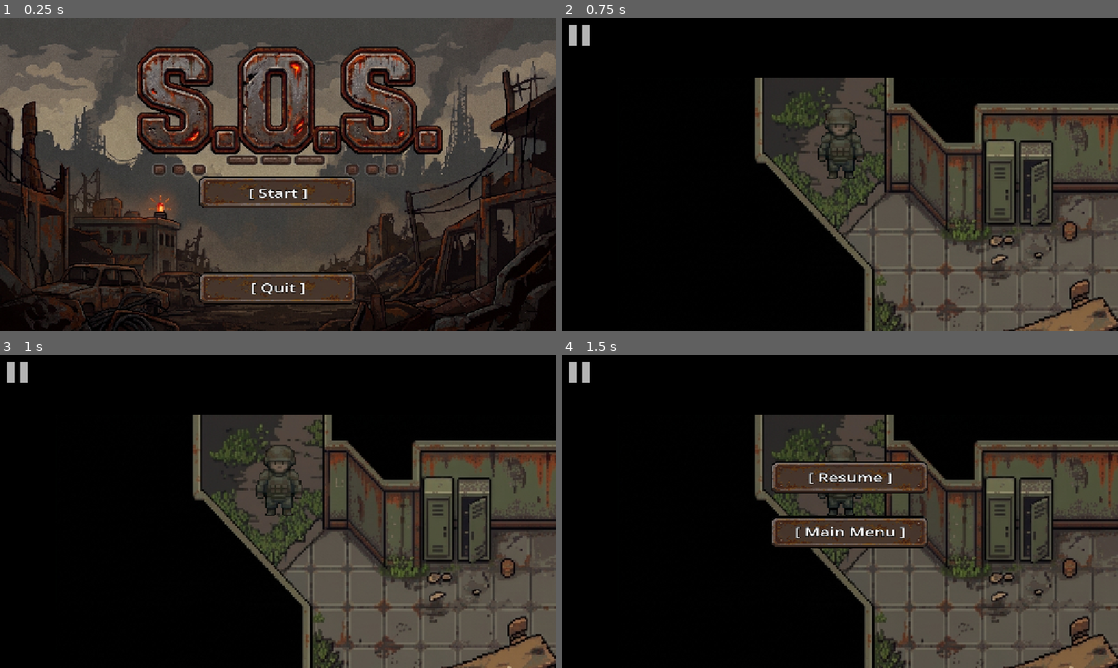
Above: before the commit, frames 1-4 (two rows, left to right).
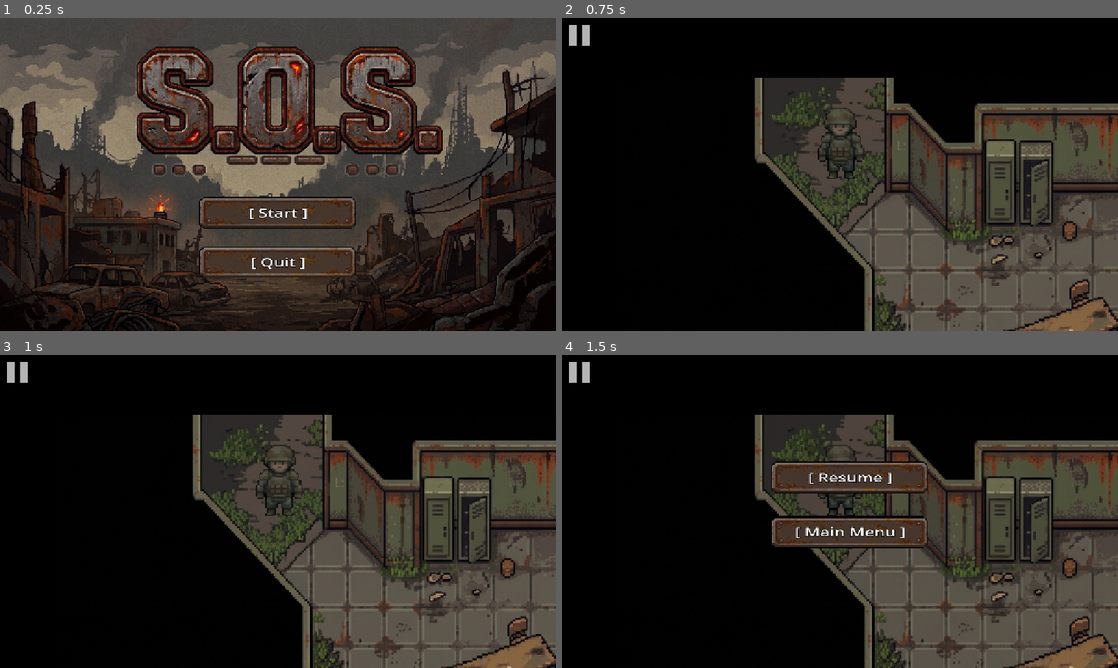
Above: after the commit, the same moments.

Repository: attonEli/MRUHacks2026
Game: Godot game, scene res://scenes/scene_manager.tscn
Two runs of this game, one before a commit and one after it. Both use one fixed random seed, a clock stepped at 60 frames per second and the inputs below.
Inputs (mouse positions are in pixels of both pictures, inside the frame that each line leads up to):
- Up to frame 1 (0.25 s): no input
- Up to frame 2 (0.75 s): click "[ Start ]" at 0.5 s
- Up to frame 3 (1 s): no input
- Up to frame 4 (1.5 s): click (578, 370) at 1.25 s

The runs differ from the first frame. In frame 1, 5.6% of the frame differs, in the area x 35-64%, y 50-92%; in frame 2, nothing differs; in frame 3, nothing differs; in frame 4, nothing differs.

Commit message:
Reposition start and quit buttons on main menu

Diff:
--- a/scenes/UI/mainmenu.tscn
+++ b/scenes/UI/mainmenu.tscn
@@ -25,9 +25,9 @@
 [node name="start" type="TextureButton" parent="." unique_id=261898233]
 layout_mode = 0
 offset_left = 457.25
-offset_top = 362.0
+offset_top = 409.0
 offset_right = 978.6786
-offset_bottom = 534.0
+offset_bottom = 581.0
 scale = Vector2(0.7, 0.5)
 texture_normal = ExtResource("2_1nqvl")
 texture_hover = ExtResource("3_ds07i")
@@ -76,9 +76,9 @@
 [node name="quit" type="TextureButton" parent="." unique_id=1506376813]
 layout_mode = 0
 offset_left = 457.25
-offset_top = 583.0
+offset_top = 523.0
 offset_right = 978.6786
-offset_bottom = 755.0
+offset_bottom = 695.0
 scale = Vector2(0.7, 0.5)
 texture_normal = ExtResource("2_1nqvl")
 texture_hover = ExtResource("3_ds07i")
